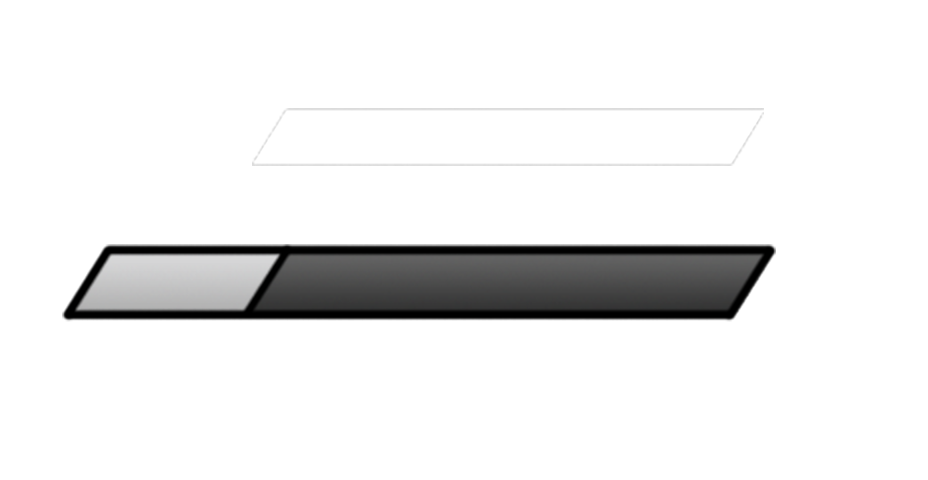
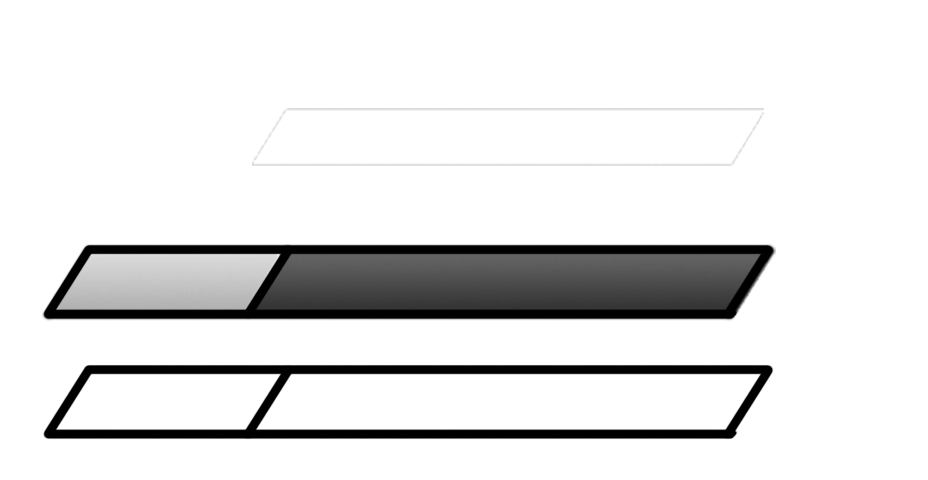
The second 928 x 480 image is a revision of the first. Changes to its layers:
added layer "Layer 12 copy" in group "final" over [43, 364, 774, 440]
added layer "Layer 12" in group "final" over [42, 244, 774, 320]
hid "Layer 6" over [62, 244, 776, 322]
painted on "Layer 6 copy" over [42, 244, 133, 322]
